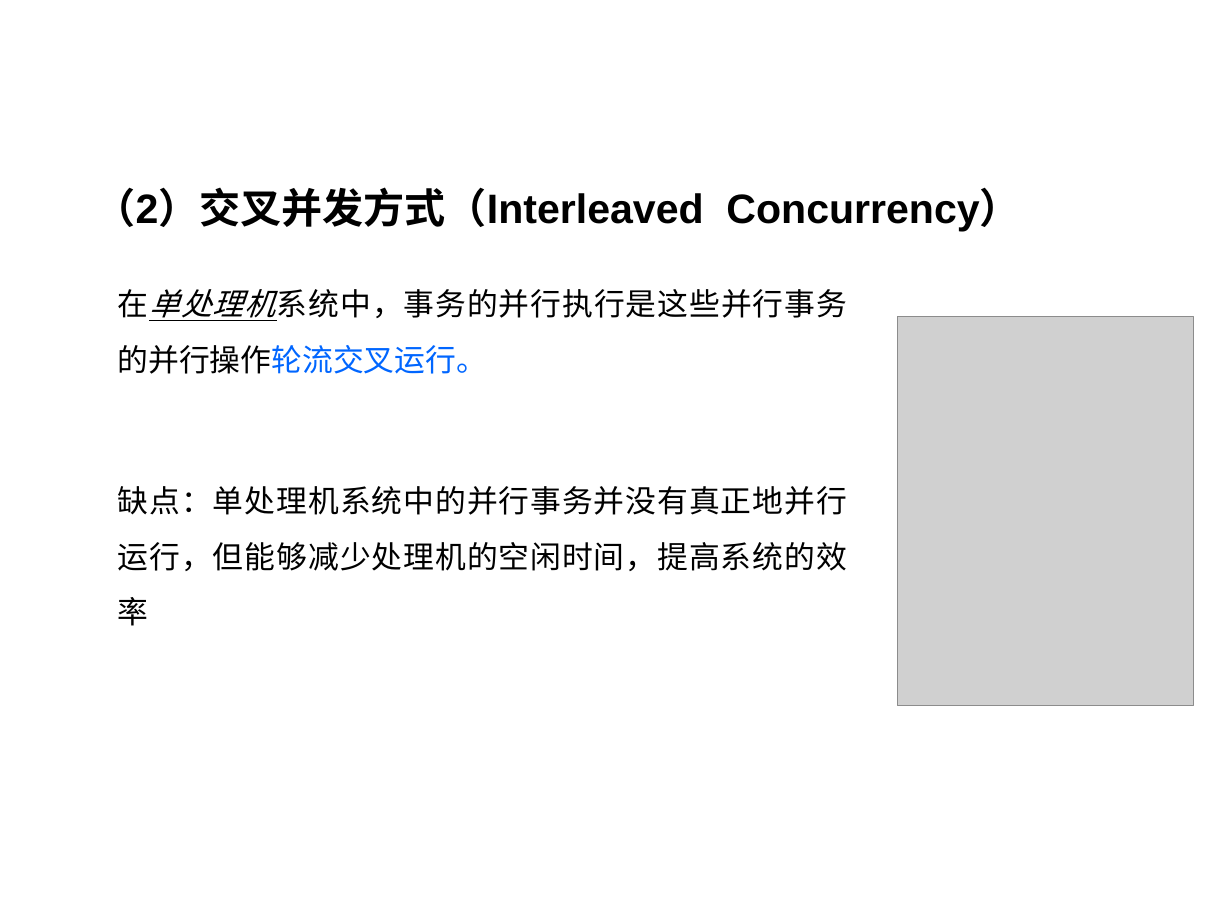
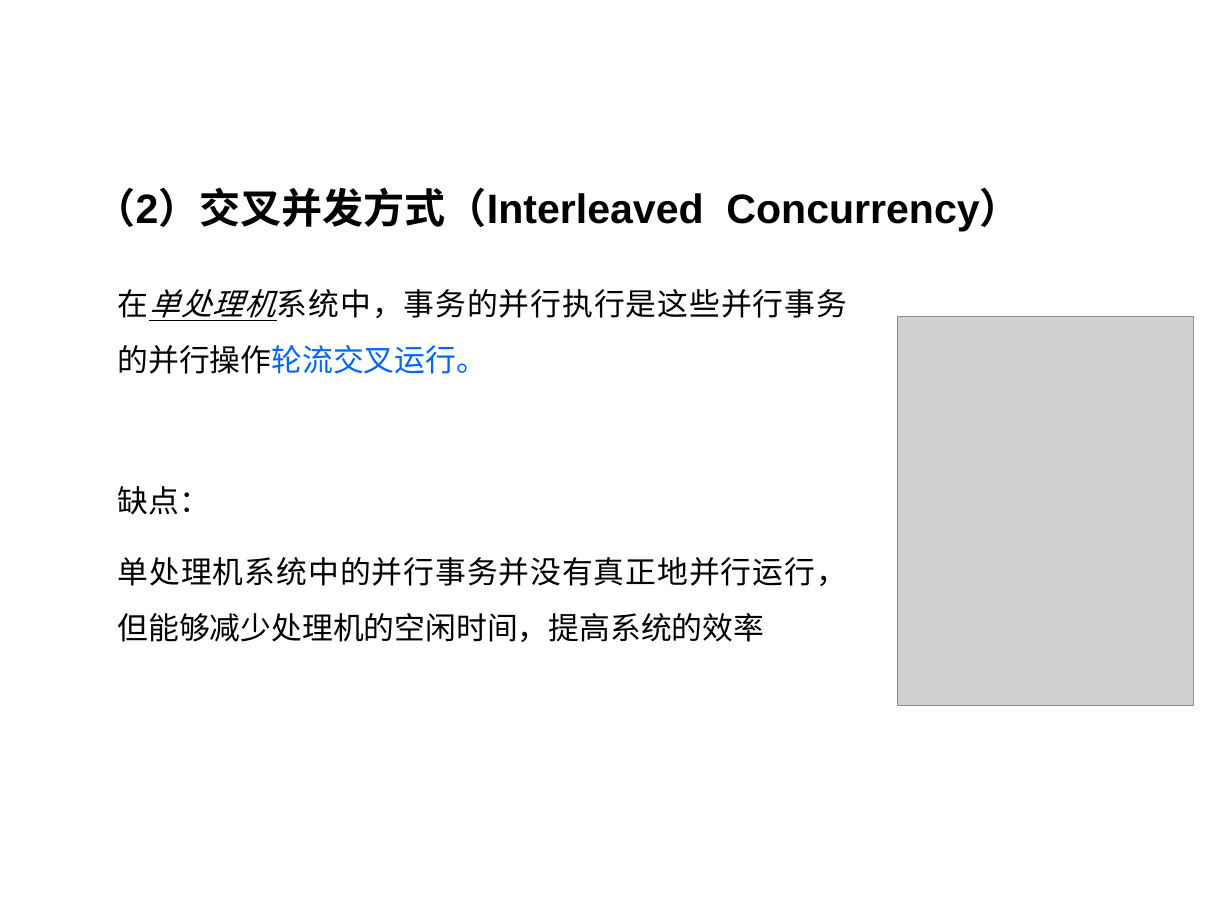
Before and after one commit to HBU/DataBase, a slide deck: slide 4 of PPT/PPT2020/DB第11章.pptx. Drawn at 1232x924 pixels with LibreOffice and Linux fonts; fonts in the diff are those of the drawing; grey boxes stand for pictures; background and template pictures are left out. Boxes give left, top, right and bottom in pixels: in the first picture for what was removed or moved away, otherwise in the second. Text is boxed around its words. In the diff, an @@ line names an element or a change of style, - is before the commit and + after.

```diff
--- a/PPT/PPT2020/DB第11章.pptx
+++ b/PPT/PPT2020/DB第11章.pptx
@@ text at [118, 486, 847, 642]: text changed @@
-  缺点：单处理机系统中的并行事务并没有真正地并行运行，但能够减少处理机的空闲时间，提高系统的效率
+  缺点：
+  单处理机系统中的并行事务并没有真正地并行运行，但能够减少处理机的空闲时间，提高系统的效率
```
Also in this commit, not shown: 1 other slide changed, 16 other files.
